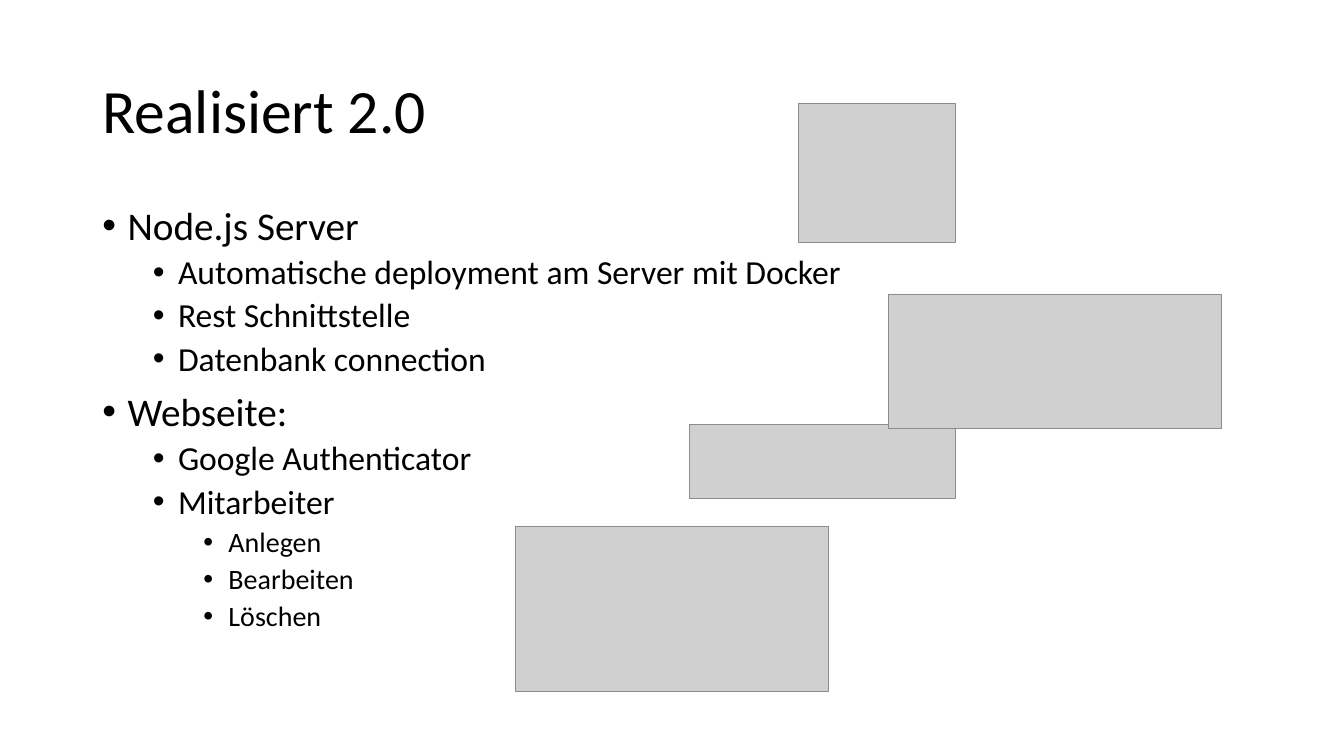
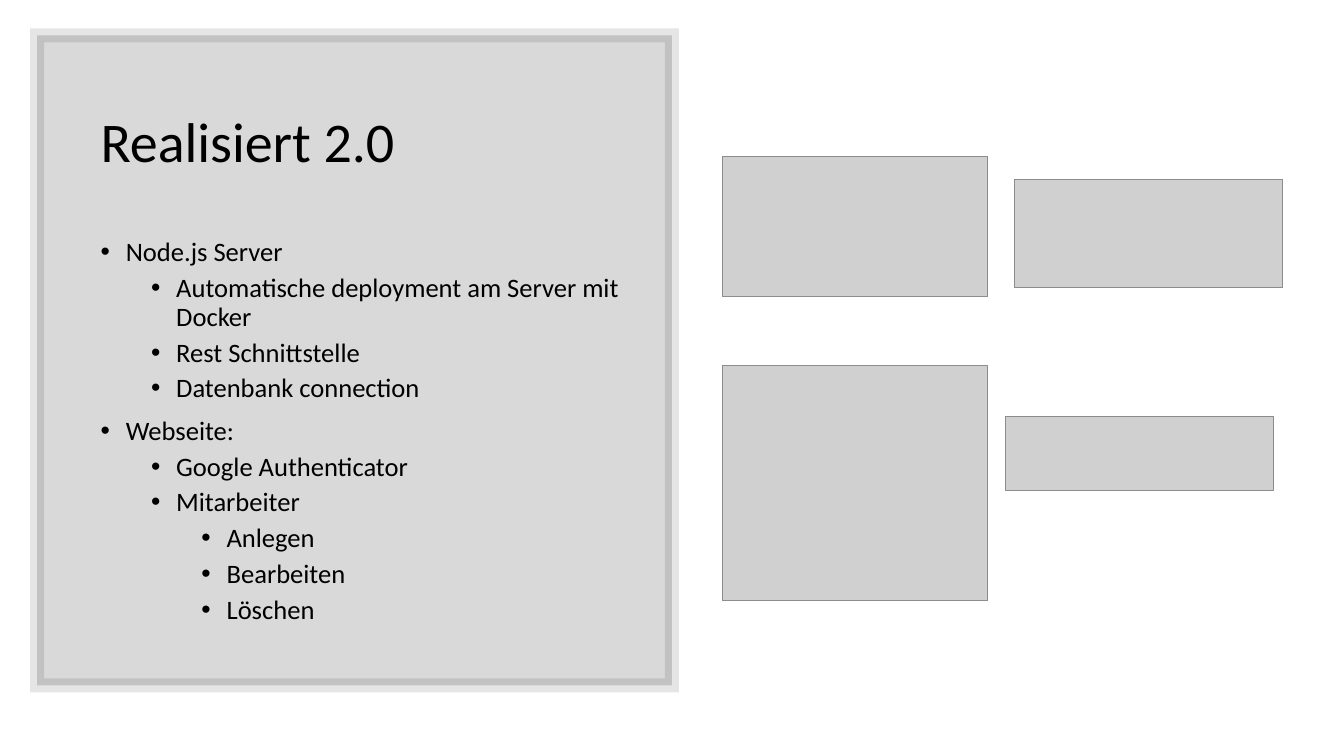
Before and after one commit to EderRene/Arbeitszeitverwaltung_Sportcamp_Salcher, a slide deck: slide 5 of Projektiterationen/1.Iteration.pptx. Drawn at 1344x756 pixels with LibreOffice and Linux fonts; fonts in the diff are those of the drawing; grey boxes stand for pictures. Boxes give left, top, right and bottom in pixels: in the first picture for what was removed or moved away, otherwise in the second. Text is boxed around its words. In the diff, an @@ line names an element or a change of style, - is before the commit and + after.

```diff
--- a/Projektiterationen/1.Iteration.pptx
+++ b/Projektiterationen/1.Iteration.pptx
@@ rectangle added at bbox=[37, 35, 673, 686], fill #000000 at 15% opacity, outline #000000 10 pt @@
@@ title "Realisiert 2.0": place and size @@
-title "Realisiert 2.0" at bbox=[102, 90, 426, 134]
+title "Realisiert 2.0" at bbox=[101, 123, 395, 163]
@@ title "Realisiert 2.0" at bbox=[101, 123, 395, 163]: size 44 to 40 pt @@
@@ picture: place and size @@
-picture at bbox=[516, 526, 829, 691]
+picture at bbox=[723, 156, 988, 296]
@@ picture: place and size @@
-picture at bbox=[888, 294, 1222, 429]
+picture at bbox=[1014, 179, 1282, 287]
@@ text "Node.js Server": place and size @@
-text "Node.js Server" at bbox=[128, 212, 840, 627]
+text "Node.js Server" at bbox=[126, 242, 618, 619]
@@ text "Node.js Server" at bbox=[126, 242, 618, 619]: size 28 to 19 pt in "Node.js Server", "Webseite:"; size 24 to 19 pt in "Automatische deployment am Server mit Docker", "Rest Schnittstelle", "Datenbank connection", "Google Authenticator" and 1 more places; size 20 to 19 pt in "Anlegen", "Bearbeiten", "Löschen" @@
@@ picture: place and size @@
-picture at bbox=[799, 104, 956, 243]
+picture at bbox=[722, 366, 987, 601]
@@ picture: place and size @@
-picture at bbox=[690, 424, 956, 498]
+picture at bbox=[1005, 416, 1273, 491]
```
Also in this commit, not shown: 2 other slides changed, 4 slides added.
